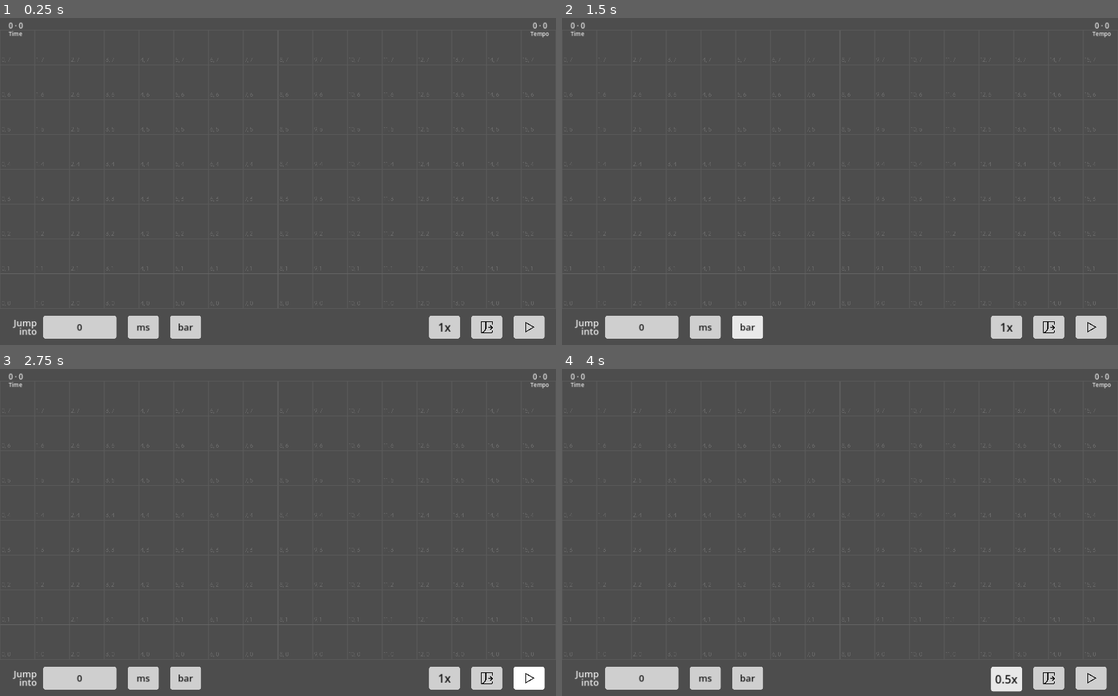
Above: before the commit, frames 1-4 (two rows, left to right).
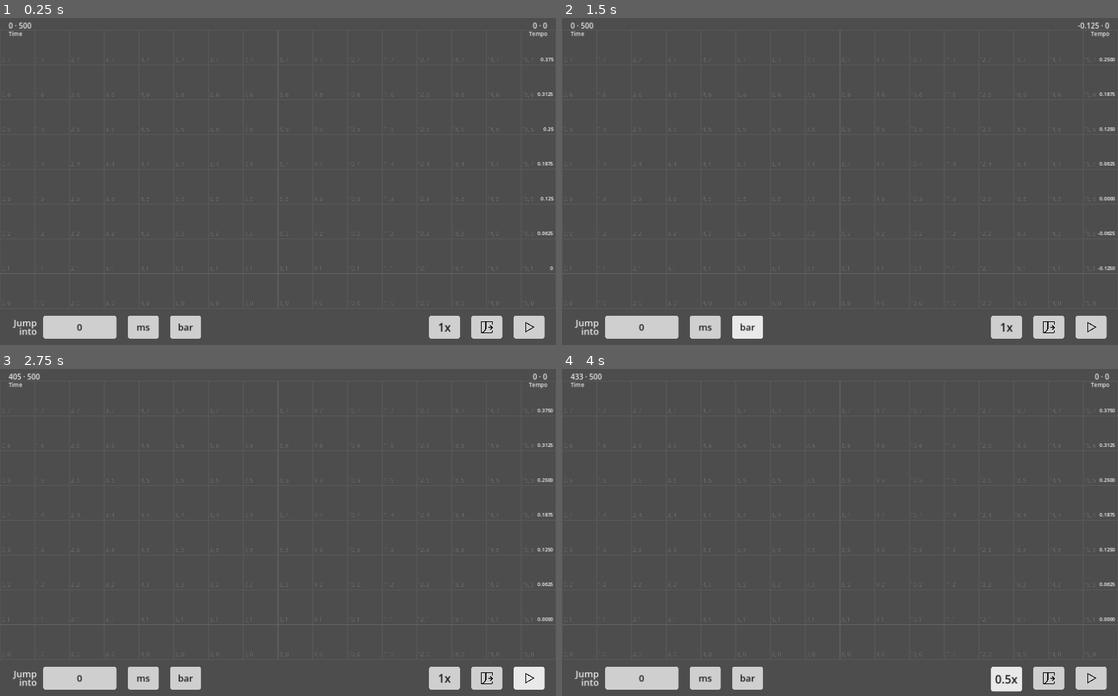
Above: after the commit, the same moments.

Repository: 1dealGas/Arf
Game: Godot game, scene res://〈Arf〉.tscn
Same seed, same stepped clock (60 frames per second), same inputs: the game is played once before the commit and once after it. Sound files missing from this copy of the repository are replaced by a short silence.
Inputs (mouse positions are in pixels of both pictures, inside the frame that each line leads up to):
- Up to frame 1 (0.25 s): no input
- Up to frame 2 (1.5 s): click "ms" at 0.5 s; click "bar" at 1.25 s
- Up to frame 3 (2.75 s): click (528, 679) at 2 s
- Up to frame 4 (4 s): click (1090, 679) at 2.75 s; click "1x" at 3.5 s

The runs differ from the first frame. In frame 1, 0.2% of the frame differs, in the area x 3-100%, y 1-78%; in frame 2, 0.3%; in frame 3, 0.3%; in frame 4, 0.3%.

Commit message:
Implement TimeHint

Diff:
--- a/pragma/arf.gd
+++ b/pragma/arf.gd
@@ -193,6 +193,7 @@
 			radius = at
 		var _x0:float = 0
 		var _y0:float = 0
+		var _t0:int = 0
 		var _x1:float = 0
 		var _y1:float = 0
 		var has_at0 := false
@@ -201,10 +202,12 @@
 		if _at0<=nodes[0].bartime:
 			_x0 = nodes[0].x
 			_y0 = nodes[0].y
+			_t0 = nodes[0].easetype
 			has_at0 = true
 		elif _at0>=nodes[-1].bartime:
 			_x0 = nodes[-1].x
 			_y0 = nodes[-1].y
+			_t0 = nodes[-1].easetype
 			has_at0 = true
 		else:
 			for i in range(0,nodenum-1):
@@ -222,6 +225,7 @@
 					else:
 						_x0 = _x + dx*Arf.EASE(interpolate_ratio,_t)
 						_y0 = _y + dy*Arf.EASE(interpolate_ratio,_t)
+						_t0 = _t
 						has_at0 = true
 		if at<=nodes[0].bartime:
 			_x1 = nodes[0].x
@@ -261,7 +265,7 @@
 			degree = degree/180 * PI
 			_x0 += radius*cos( degree )
 			_y0 += radius*sin( degree )
-		return Arf._w(_x0,_y0,_at0,0,0.05).n(_x1,_y1,at).h(at)
+		return Arf._w(_x0,_y0,_at0,_t0,0.05).n(_x1,_y1,at).h(at)
 
 
 	func _duplicate(dz:float=0) -> WishGroup:
--- a/pragma/control.gd
+++ b/pragma/control.gd
@@ -2,6 +2,7 @@
 const FMPATH := "res://〈Fumen〉.gd"
 const TIMESTR := "%d · %d"
 const BTSTR := "%s · %s"
+const _5 := "%.4f"
 const _arf := preload("res://pragma/arf.gd")  # to Avoid the bug of "_super_implicit_constructor()"
 const su50 := "scrollup_50ms"
 const sd50 := "scrolldown_50ms"
@@ -30,13 +31,29 @@
 		$Tempo.text = BTSTR % tempot
 
 # A Wrapper of seek()
-func _seek(prg:float) -> void:
+func _seek(prgms:float,prg_unknown:bool=true) -> void:
 	stream_paused = false
-	seek(prg/1000.0)
+	seek(prgms/1000.0)
 	stream_paused = true
+	if prg_unknown:
+		var _t:float = Arfc.get_bartime(current_progress)
+		ArView.update(current_progress)
+		timet[0] = current_progress
+		tempot[0] = _t
+		$Time.text = TIMESTR % timet
+		$Tempo.text = BTSTR % tempot
+		$Hint1.text = _5 % (_t)
+		$Hint2.text = _5 % (_t+0.0625)
+		$Hint3.text = _5 % (_t+0.125)
+		$Hint4.text = _5 % (_t+0.1875)
+		$Hint5.text = _5 % (_t+0.25)
+		$Hint6.text = _5 % (_t+0.3125)
+		$Hint7.text = _5 % (_t+0.375)
 
 # Init
 func _enter_tree() -> void:
+	if stream==null:
+		stream = load("res://〈Audio〉.ogg")
 	if stream!= null:
 		audio_length = int(stream.get_length()*1000)
 		timet[1] = audio_length
@@ -55,60 +72,49 @@
 		print("\n〈fumen〉.gd Updated in %s" % Time.get_time_string_from_system())
 
 # Updater
+var last_progress:float = -1
 func _process(_delta:float) -> void:
 	if stream!=null and not stream_paused:
 		@warning_ignore("narrowing_conversion")
 		current_progress = (get_playback_position() + AudioServer.get_time_since_last_mix() - AudioServer.get_output_latency()) * 1000
-		ArView.update(current_progress)
-		timet[0] = current_progress
-		tempot[0] = Arfc.get_bartime(current_progress)
-		$Time.text = TIMESTR % timet
-		$Tempo.text = BTSTR % tempot
+		if current_progress > audio_length-100:
+			stream_paused = true
+			$PlayButton.button_pressed = false
+		if current_progress != last_progress:
+			var _t:float = Arfc.get_bartime(current_progress)
+			ArView.update(current_progress)
+			timet[0] = current_progress
+			tempot[0] = _t
+			$Time.text = TIMESTR % timet
+			$Tempo.text = BTSTR % tempot
+			$Hint1.text = _5 % (_t)
+			$Hint2.text = _5 % (_t+0.0625)
+			$Hint3.text = _5 % (_t+0.125)
+			$Hint4.text = _5 % (_t+0.1875)
+			$Hint5.text = _5 % (_t+0.25)
+			$Hint6.text = _5 % (_t+0.3125)
+			$Hint7.text = _5 % (_t+0.375)
+			last_progress = current_progress
 
 # Input
 const SCROLL_SCALE:float = 23.7
 func _unhandled_input(event:InputEvent) -> void:
 	if stream == null or not(stream_paused): return
 	if event is InputEventPanGesture:
-		current_progress = clampi(current_progress+event.delta.y*SCROLL_SCALE,0,audio_length)
+		current_progress = clampi(current_progress+event.delta.y*SCROLL_SCALE,0,audio_length-100)
 		_seek(current_progress)
-		ArView.update(current_progress)
-		timet[0] = current_progress
-		tempot[0] = Arfc.get_bartime(current_progress)
-		$Time.text = TIMESTR % timet
-		$Tempo.text = BTSTR % tempot
 	elif event.is_action_pressed(su500):
-		current_progress = clampi(current_progress+500,0,audio_length)
+		current_progress = clampi(current_progress+500,0,audio_length-100)
 		_seek(current_progress)
-		ArView.update(current_progress)
-		timet[0] = current_progress
-		tempot[0] = Arfc.get_bartime(current_progress)
-		$Time.text = TIMESTR % timet
-		$Tempo.text = BTSTR % tempot
 	elif event.is_action_pressed(sd500):
-		current_progress = clampi(current_progress-500,0,audio_length)
+		current_progress = clampi(current_progress-500,0,audio_length-100)
 		_seek(current_progress)
-		ArView.update(current_progress)
-		timet[0] = current_progress
-		tempot[0] = Arfc.get_bartime(current_progress)
-		$Time.text = TIMESTR % timet
-		$Tempo.text = BTSTR % tempot
 	elif event.is_action_pressed(su50):
-		current_progress = clampi(current_progress+50,0,audio_length)
+		current_progress = clampi(current_progress+50,0,audio_length-100)
 		_seek(current_progress)
-		ArView.update(current_progress)
-		timet[0] = current_progress
-		tempot[0] = Arfc.get_bartime(current_progress)
-		$Time.text = TIMESTR % timet
-		$Tempo.text = BTSTR % tempot
 	elif event.is_action_pressed(sd50):
-		current_progress = clampi(current_progress-50,0,audio_length)
+		current_progress = clampi(current_progress-50,0,audio_length-100)
 		_seek(current_progress)
-		ArView.update(current_progress)
-		timet[0] = current_progress
-		tempot[0] = Arfc.get_bartime(current_progress)
-		$Time.text = TIMESTR % timet
-		$Tempo.text = BTSTR % tempot
 
 
 # Button
@@ -130,19 +136,13 @@
 		_05x = true
 func _on_time_button_button_up() -> void:
 	if stream!=null and stream_paused and $LineEdit.text.is_valid_float():
-		var prg := clampi(int($LineEdit.text.to_float()),0,audio_length)
-		_seek(prg)
-		ArView.update(prg)
-		timet[0] = prg
-		tempot[0] = Arfc.get_bartime(prg)
-		current_progress = prg
-		$Time.text = TIMESTR % timet
-		$Tempo.text = BTSTR % tempot
+		current_progress = clampi(int($LineEdit.text.to_float()),0,audio_length-100)
+		_seek(current_progress)
 func _on_tempo_button_button_up() -> void:
 	if stream!=null and stream_paused and $LineEdit.text.is_valid_float():
-		var prg := clampf($LineEdit.text.to_float(),0,audio_barl)
+		var prg := clampf($LineEdit.text.to_float(),0,audio_barl-0.125)
 		var prgms := Arfc.get_mstime(prg)
-		_seek(prgms)
+		_seek(prgms,false)
 		current_progress = prgms
 		ArView.update(prgms)
 		current_progress = prgms
@@ -150,3 +150,10 @@
 		tempot[0] = prg
 		$Time.text = TIMESTR % timet
 		$Tempo.text = BTSTR % tempot
+		$Hint1.text = _5 % (prg)
+		$Hint2.text = _5 % (prg+0.0625)
+		$Hint3.text = _5 % (prg+0.125)
+		$Hint4.text = _5 % (prg+0.1875)
+		$Hint5.text = _5 % (prg+0.25)
+		$Hint6.text = _5 % (prg+0.3125)
+		$Hint7.text = _5 % (prg+0.375)
--- a/〈Arf〉.tscn
+++ b/〈Arf〉.tscn
@@ -151,7 +151,7 @@
 
 [node name="TempoLabel" type="Label" parent="."]
 z_index = 1000
-offset_left = 1717.0
+offset_left = 1712.0
 offset_top = 58.0
 offset_right = 1772.0
 offset_bottom = 84.0
@@ -271,6 +271,69 @@
 select_all_on_focus = true
 caret_blink = true
 
+[node name="Hint1" type="Label" parent="."]
+offset_left = 1731.0
+offset_top = 814.5
+offset_right = 1791.0
+offset_bottom = 844.5
+text = "0"
+horizontal_alignment = 2
+vertical_alignment = 1
+
+[node name="Hint2" type="Label" parent="."]
+offset_left = 1731.0
+offset_top = 702.0
+offset_right = 1791.0
+offset_bottom = 732.0
+text = "0.0625"
+horizontal_alignment = 2
+vertical_alignment = 1
+
+[node name="Hint3" type="Label" parent="."]
+offset_left = 1731.0
+offset_top = 589.5
+offset_right = 1791.0
+offset_bottom = 619.5
+text = "0.125"
+horizontal_alignment = 2
+vertical_alignment = 1
+
+[node name="Hint4" type="Label" parent="."]
+offset_left = 1731.0
+offset_top = 477.0
+offset_right = 1791.0
+offset_bottom = 507.0
+text = "0.1875"
+horizontal_alignment = 2
+vertical_alignment = 1
+
+[node name="Hint5" type="Label" parent="."]
+offset_left = 1731.0
+offset_top = 364.5
+offset_right = 1791.0
+offset_bottom = 394.5
+text = "0.25"
+horizontal_alignment = 2
+vertical_alignment = 1
+
+[node name="Hint6" type="Label" parent="."]
+offset_left = 1731.0
+offset_top = 252.0
+offset_right = 1791.0
+offset_bottom = 282.0
+text = "0.3125"
+horizontal_alignment = 2
+vertical_alignment = 1
+
+[node name="Hint7" type="Label" parent="."]
+offset_left = 1731.0
+offset_top = 139.5
+offset_right = 1791.0
+offset_bottom = 169.5
+text = "0.375"
+horizontal_alignment = 2
+vertical_alignment = 1
+
 [connection signal="button_up" from="TimeButton" to="." method="_on_time_button_button_up"]
 [connection signal="button_up" from="TempoButton" to="." method="_on_tempo_button_button_up"]
 [connection signal="button_up" from="SpdButton" to="." method="_on_spd_button_button_up"]
Not shown, changed: README.md
